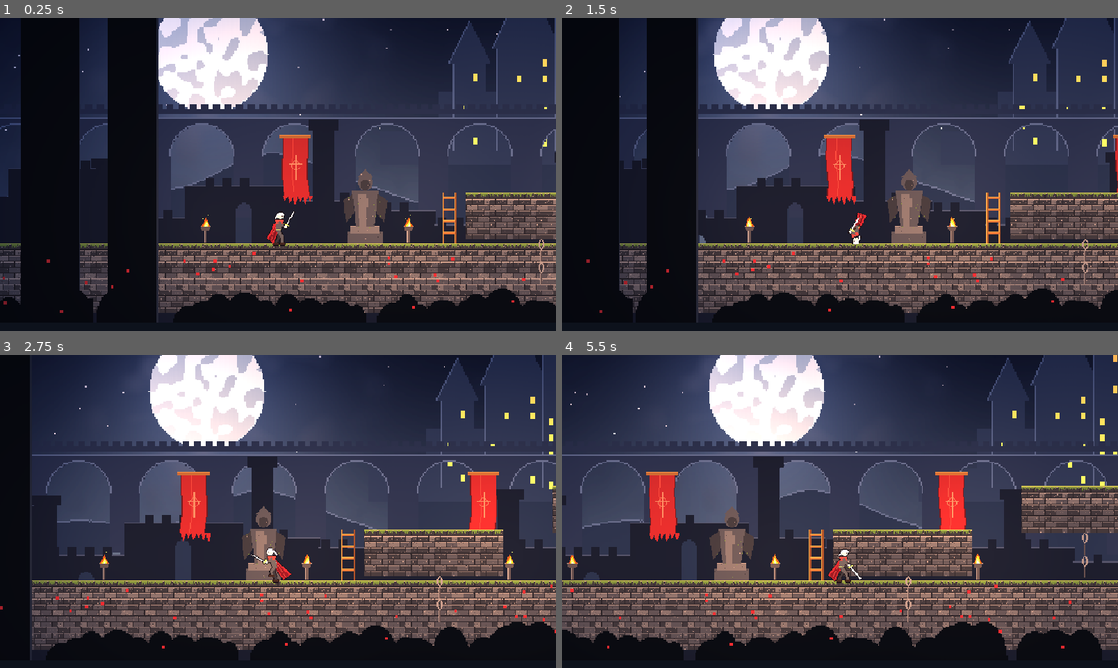
Above: before the commit, frames 1-4 (two rows, left to right).
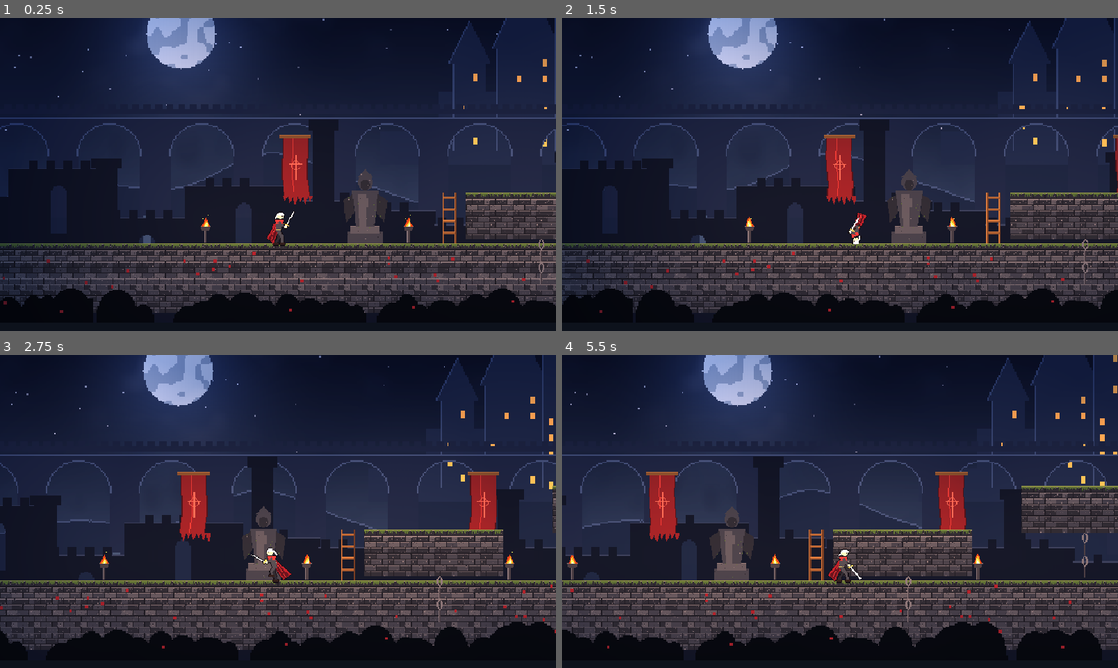
Above: after the commit, the same moments.

Repository: akame1999/Ashen-Game
Game: Godot game, scene res://main.tscn
The game is run twice, just before and just after one commit, with the same random seed, the same clock (stepped at 60 frames per second) and the same inputs.
Inputs (mouse positions are in pixels of both pictures, inside the frame that each line leads up to):
- Up to frame 1 (0.25 s): no input
- Up to frame 2 (1.5 s): move the mouse to (962, 158) at 0.52 s; hold D (move_right) from 0.53 s (still down); tap J (attack) at 0.6 s; click (962, 158) at 0.67 s; tap Space (jump) at 0.77 s; move the mouse to (728, 190) at 1.27 s; tap Shift (dodge) at 1.35 s
- Up to frame 3 (2.75 s): tap Space (jump) at 1.52 s; move the mouse to (333, 442) at 2.02 s; release D (move_right) at 2.03 s; hold A (move_left) from 2.03 s (still down); tap K (heavy) at 2.1 s
- Up to frame 4 (5.5 s): move the mouse to (812, 574) at 2.77 s; release A (move_left) at 2.78 s; hold D (move_right) 2.78-4.28 s; tap J (attack) at 2.85, 5.1 s; click (812, 574) at 2.92 s; tap Space (jump) at 3.02, 3.77, 4.52 s; move the mouse to (1006, 558) at 3.52 s; tap Shift (dodge) at 3.6 s; move the mouse to (673, 464) at 4.27 s; hold A (move_left) 4.28-5.03 s; tap K (heavy) at 4.35 s; move the mouse to (867, 511) at 5.02 s; hold D (move_right) from 5.03 s (still down); click (867, 511) at 5.17 s

The runs differ from the first frame. In frame 1, 39% of the frame differs, in the area x 0-100%, y 0-95%; in frame 2, 40%; in frame 3, 36%; in frame 4, 38%.

Commit message:
Tune room look: smaller moon, no foreground pillar, softer torch light; add screenshot tool and preview

Diff:
--- a/godot/room.gd
+++ b/godot/room.gd
@@ -43,7 +43,7 @@
 	_time += delta
 	for i in _lights.size():
 		var l := _lights[i]
-		l.energy = 1.25 + sin(_time * 9.0 + i * 1.7) * 0.12 + sin(_time * 23.0 + i) * 0.06
+		l.energy = 1.0 + sin(_time * 9.0 + i * 1.7) * 0.1 + sin(_time * 23.0 + i) * 0.05
 
 
 func _make_light_texture() -> GradientTexture2D:
@@ -171,8 +171,8 @@
 		var light := PointLight2D.new()
 		light.texture = _light_tex
 		light.color = Color(1.0, 0.62, 0.28)
-		light.energy = 1.25
-		light.texture_scale = 3.2
+		light.energy = 1.0
+		light.texture_scale = 2.2
 		light.position = Vector2(x, FLOOR_Y - 34)
 		add_child(light)
 		_lights.append(light)
--- /dev/null
+++ b/godot/tests/screenshot.gd
@@ -0,0 +1,18 @@
+extends SceneTree
+## Saves a screenshot of the main scene. Needs a display (xvfb-run) and a renderer.
+## xvfb-run -a godot --rendering-driver opengl3 --path godot --script res://tests/screenshot.gd -- /tmp/shot.png
+func _initialize() -> void:
+	var main: Node = load("res://main.tscn").instantiate()
+	root.add_child(main)
+	_run()
+
+func _run() -> void:
+	for i in 90:
+		await process_frame
+	var path := "/tmp/shot.png"
+	var args := OS.get_cmdline_user_args()
+	if args.size() > 0:
+		path = args[0]
+	root.get_texture().get_image().save_png(path)
+	print("saved ", path)
+	quit()
Binary file changed: godot/assets/parallax/0_sky.png
Binary file changed: godot/assets/parallax/4_foreground.png
Not shown, added: godot/tests/screenshot.gd.uid
Not shown, changed: AshenVeil_Python/assets/parallax/0_sky.png
Not shown, changed: AshenVeil_Python/assets/parallax/4_foreground.png
Not shown, changed: AshenVeil_Python/assets/parallax/_preview.png
Not shown, changed: AshenVeil_Python/tools/gen_parallax.py
Not shown, changed: docs/PROGRESS.md
Not shown, added: docs/room_preview.png
